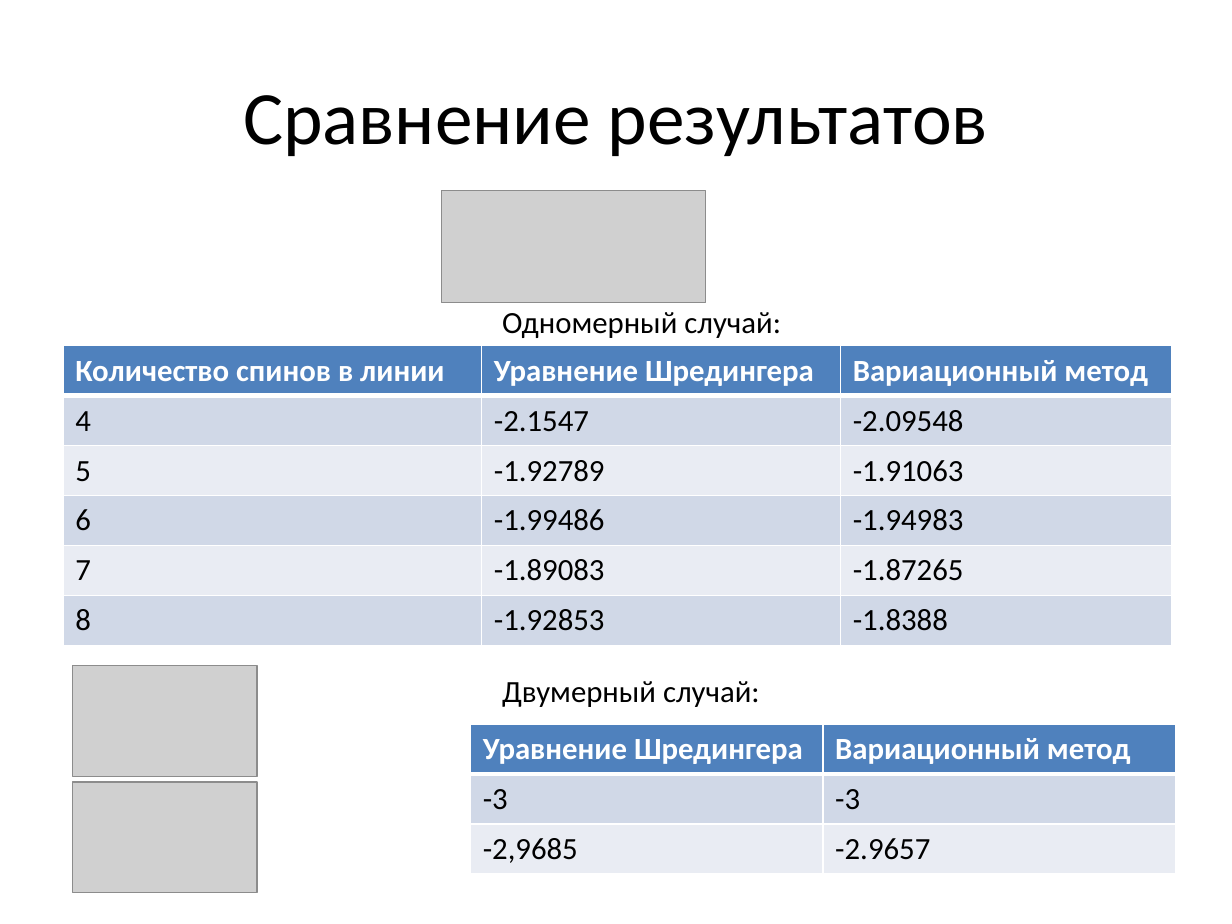
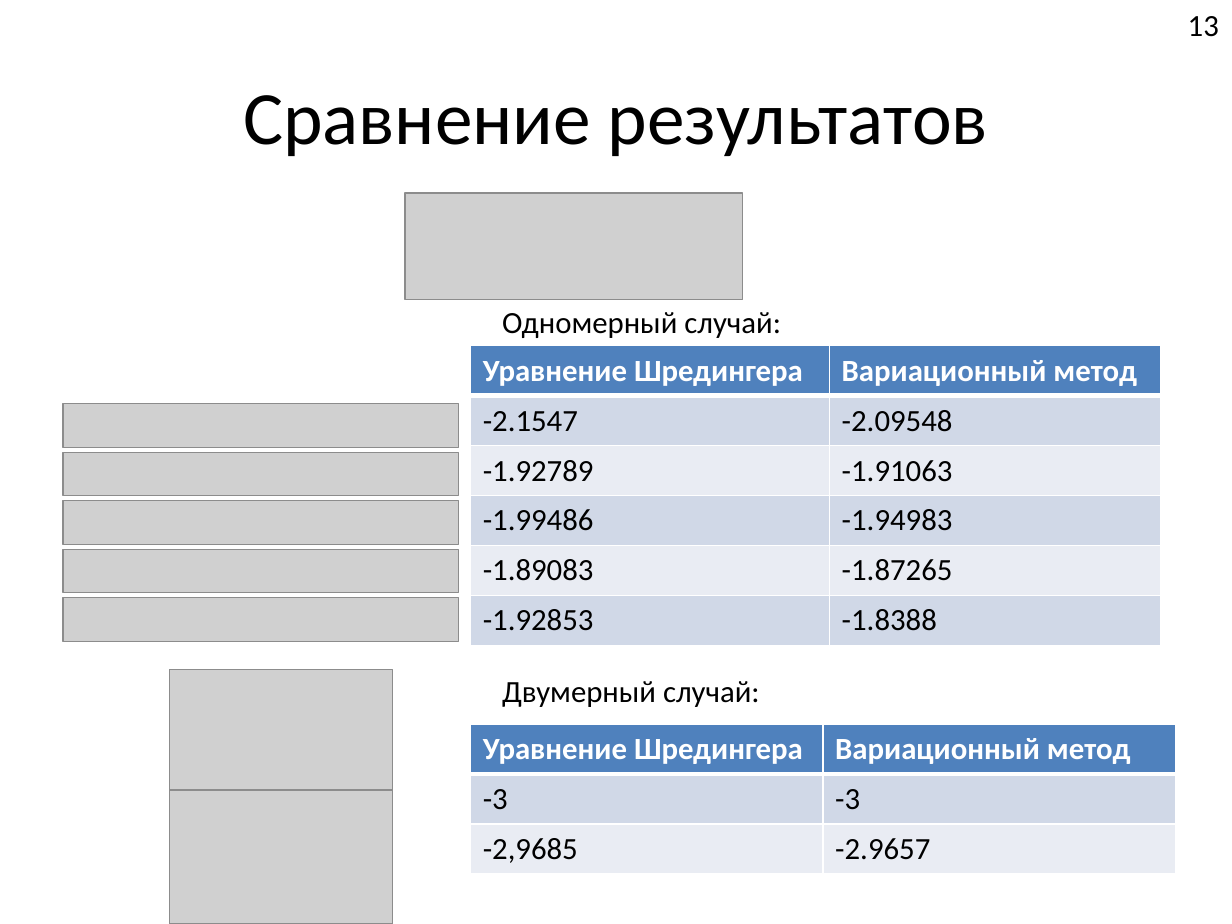
Before and after one commit to FeelUsM/zadrotstvo1, a slide deck: slide 14 of LaTeX-поделки/Системы спинов 1.pptx. Drawn at 1232x924 pixels with LibreOffice and Linux fonts; fonts in the diff are those of the drawing; grey boxes stand for pictures. Boxes give left, top, right and bottom in pixels: in the first picture for what was removed or moved away, otherwise in the second. Text is boxed around its words. In the diff, an @@ line names an element or a change of style, - is before the commit and + after.

```diff
--- a/LaTeX-поделки/Системы спинов 1.pptx
+++ b/LaTeX-поделки/Системы спинов 1.pptx
@@ text added at box(1188, 16, 1219, 37), 18 pt, text #000000 @@
+13
@@ picture: place and size @@
-picture at box(441, 191, 706, 303)
+picture at box(405, 193, 743, 301)
@@ table at box(471, 346, 1161, 646) @@
-column 1: Количество спинов в линии | 4 | 5 | 6 | 7 | 8
@@ table: place and size @@
-table at box(63, 346, 1172, 646)
+table at box(471, 346, 1161, 646)
@@ picture added at box(63, 404, 458, 447) @@
@@ picture added at box(63, 452, 458, 495) @@
@@ picture added at box(63, 500, 458, 543) @@
@@ picture added at box(63, 549, 458, 593) @@
@@ picture added at box(63, 598, 458, 641) @@
@@ picture: place and size @@
-picture at box(73, 665, 257, 776)
+picture at box(170, 670, 393, 804)
@@ picture: place and size @@
-picture at box(73, 782, 257, 893)
+picture at box(170, 790, 393, 924)
```
Also in this commit, not shown: 12 other slides changed, 2 slides added, 2 slides removed, 8 other files.
